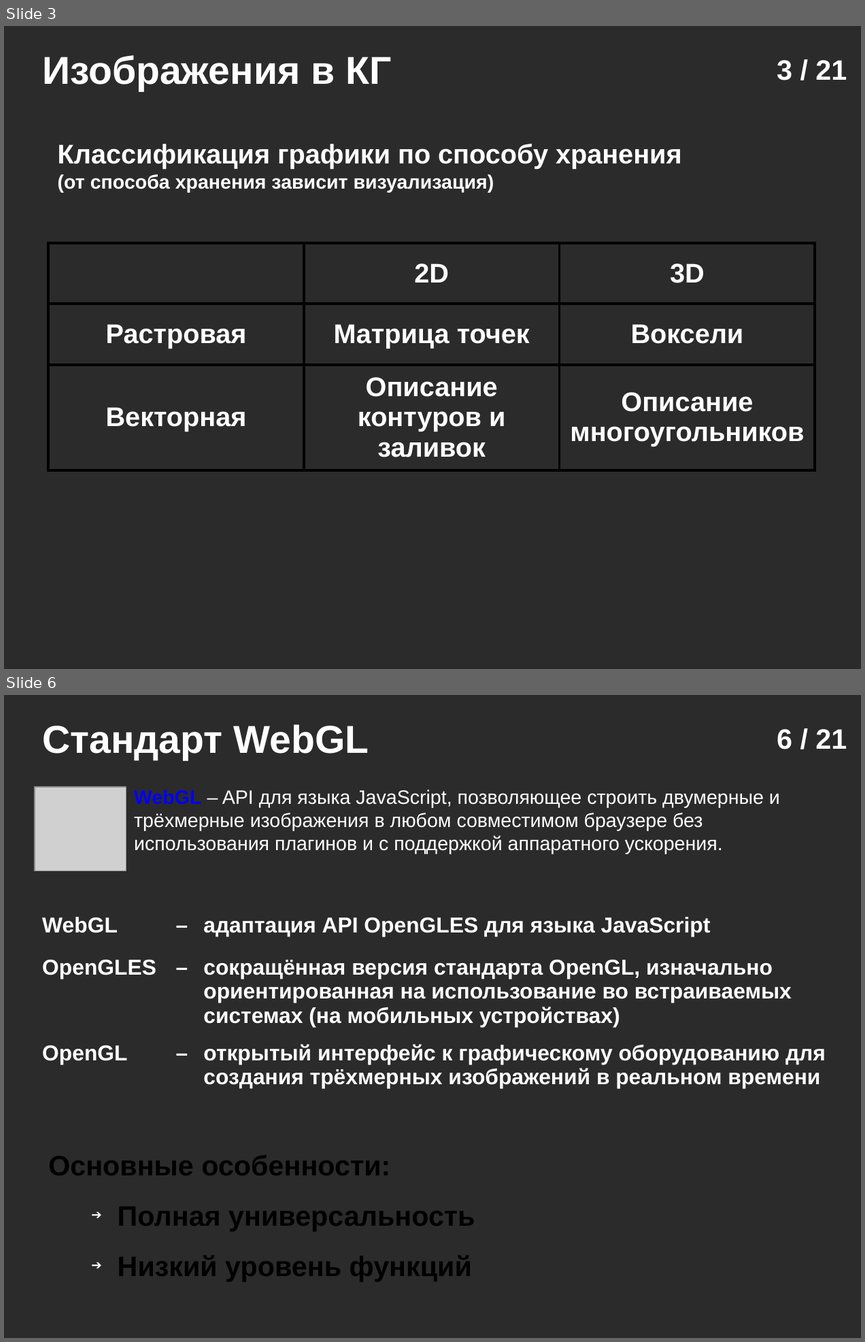
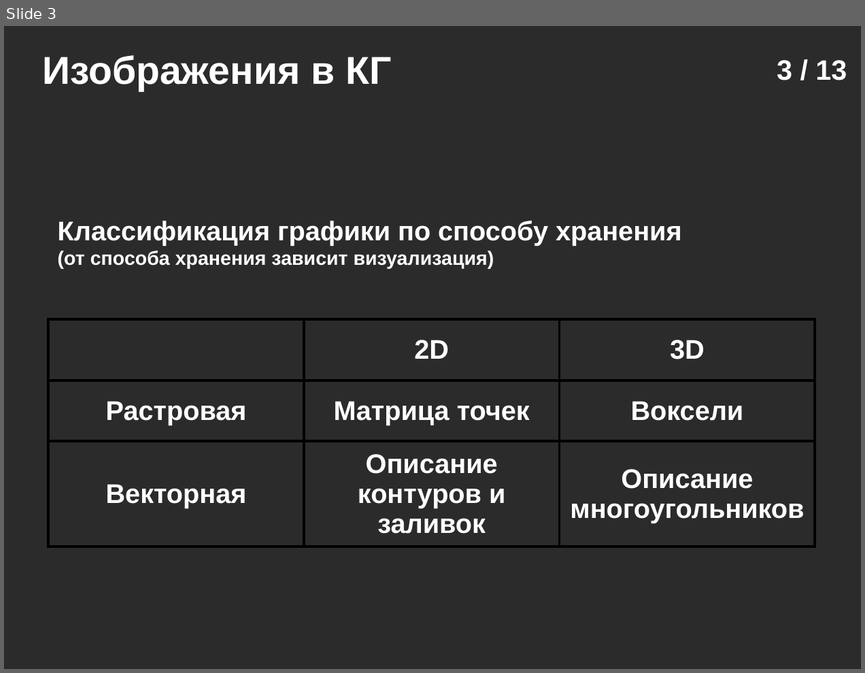
Before and after one commit to icosaeder/vr-lect, a slide deck: Лекции/Лекция 2/Лекция №2.odp. Shown one above the other, each under a label of ours: slides 3 and 6 before the commit, slide 3 after it; the slides between them are not shown. The pictures are 865x1342 and 865x673 pixels, drawn with LibreOffice and Linux fonts; fonts in the diff are those of the drawing; grey boxes stand for pictures; background and template pictures are left out; a plain dark background stands for a picture behind light text. Boxes give left, top, right and bottom in pixels: in the first picture for what was removed or moved away, otherwise in the second. Text is boxed around its words. In the diff, an @@ line names an element or a change of style, - is before the commit and + after.

```diff
--- a/Лекции/Лекция 2/Лекция №2.odp
+++ b/Лекции/Лекция 2/Лекция №2.odp
@@ slide 6 removed at [4, 695, 861, 1338], background picture (left out) @@
@@ text removed at [42, 724, 369, 760] @@
-Стандарт WebGL
@@ page number removed at [776, 729, 847, 749] @@
-6 / 21
@@ picture removed at [35, 787, 126, 870] @@
@@ text removed at [134, 790, 780, 854] @@
-WebGL – API для языка JavaScript, позволяющее строить двумерные и трёхмерные изображения в любом совместимом браузере без использования плагинов и с поддержкой аппаратного ускорения.
@@ table removed at [35, 910, 838, 1103], 3 rows, 3 columns @@
-WebGL | – | адаптация API OpenGLES для языка JavaScript
-OpenGLES | – | сокращённая версия стандарта OpenGL, изначально ориентированная на использование во встраиваемых системах (на мобильных устройствах)
-OpenGL | – | открытый интерфейс к графическому оборудованию для создания трёхмерных изображений в реальном времени
@@ text removed at [48, 1155, 475, 1281] @@
-Основные особенности:
-➔ Полная универсальность
-➔ Низкий уровень функций
@@ slide 3 changed as well @@
@@ page number at [776, 60, 847, 80]: text changed @@
-3 / 21
+3 / 13
@@ text "Классификация графики по способу хранения ...": place and size @@
-text "Классификация графики по способу хранения ..." at [58, 144, 682, 192]
+text "Классификация графики по способу хранения ..." at [58, 220, 682, 269]
@@ table: place and size @@
-table at [48, 243, 816, 470]
+table at [48, 319, 816, 546]
```
Also in this commit, not shown: 3 other slides changed, 8 slides added, 15 other slides removed, 2 other files.
